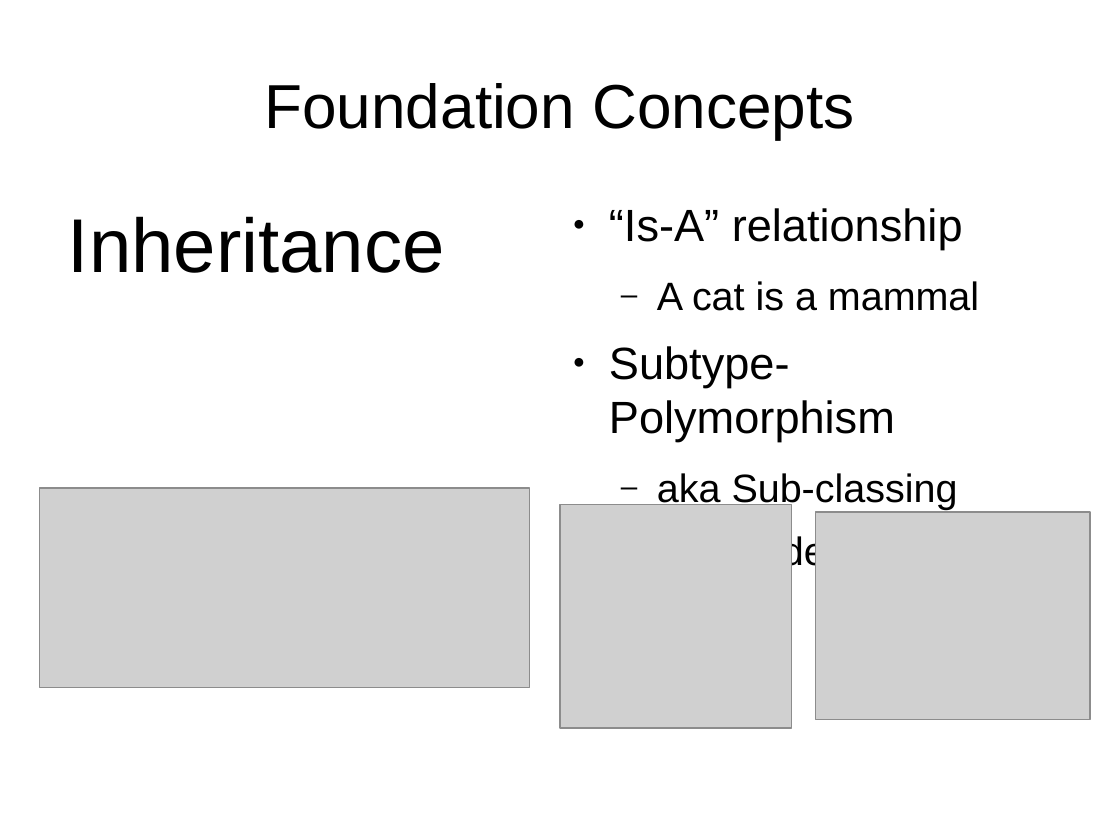
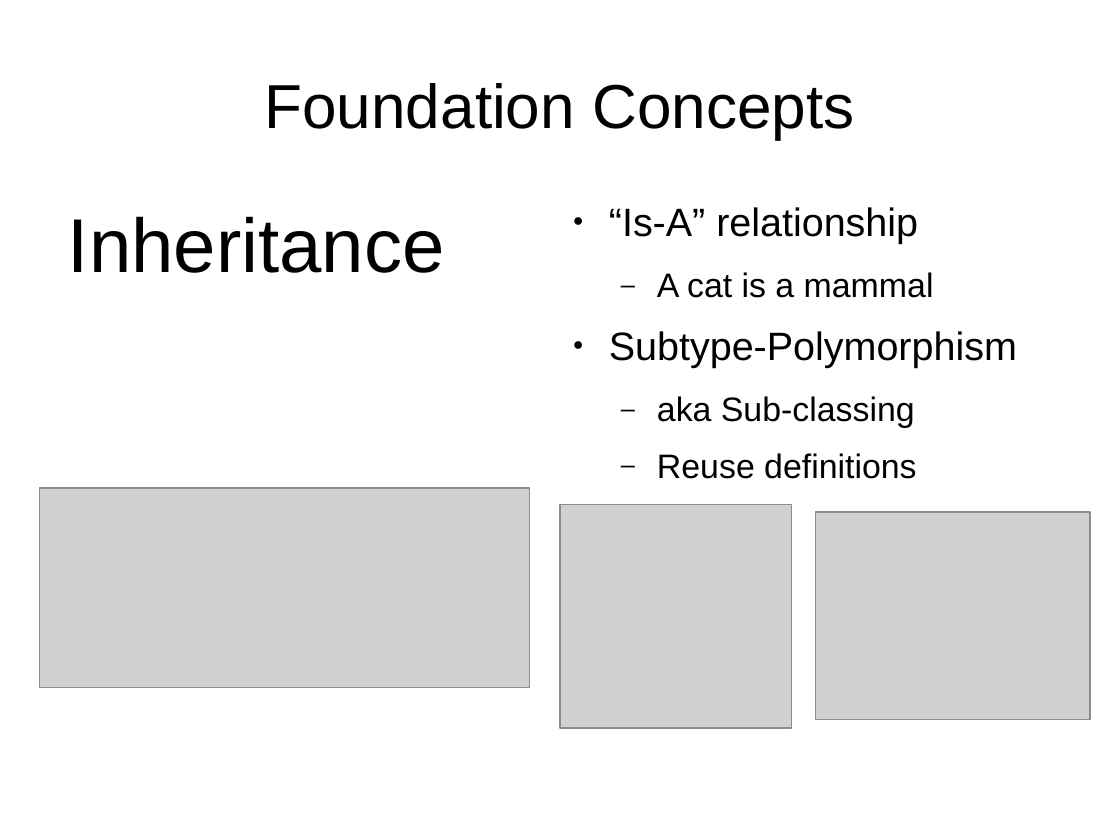
Before and after one commit to tonybaines/oo-design-principles, a slide deck: slide 7 of OO Design Workshop.pptx. Drawn at 1120x840 pixels with LibreOffice and Linux fonts; fonts in the diff are those of the drawing; grey boxes stand for pictures. Boxes give left, top, right and bottom in pixels: in the first picture for what was removed or moved away, otherwise in the second. Text is boxed around its words. In the diff, an @@ line names an element or a change of style, - is before the commit and + after.

```diff
--- a/OO Design Workshop.pptx
+++ b/OO Design Workshop.pptx
@@ text "“Is-A” relationship" at bbox=[609, 207, 1017, 479]: size 32 to 28 pt in "“Is-A” relationship", "Subtype-Polymorphism"; size 28 to 24 pt in "A cat is a mammal", "aka Sub-classing", "Reuse definitions" @@
```
Also in this commit, not shown: 11 other slides changed, 1 slide added.
